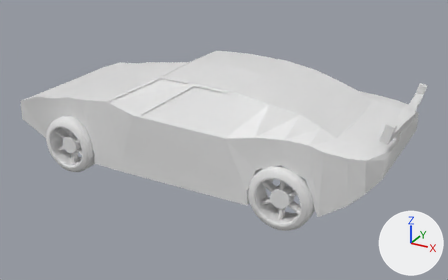
What one commit did to the Blender file Assets/Models/Main Car/platforms+car.blend.
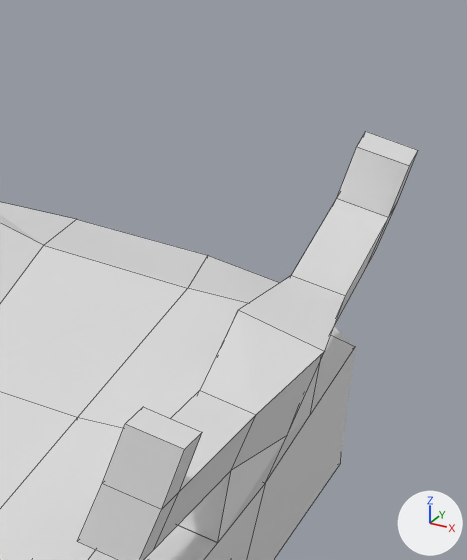
There are two pictures of each version: one whole from a 50 mm lens placed at (4.38, -6.9, 5.79), pointed at (-1.09, 3.05, 0.82), one close up on the part from 82% to 97% of the width and 23% to 51% of the height. Every picture has the same lights, and +X, +Y and +Z are marked at lower right. The close-ups show mesh edges as thin lines. The same objects are shown in both versions, whatever each file hides.

Objects in the first close-up: 'Car Body'.
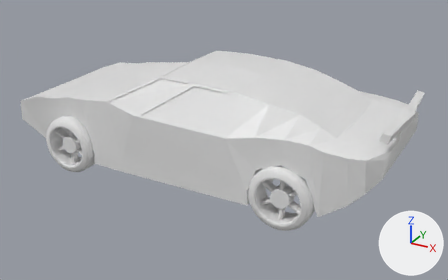
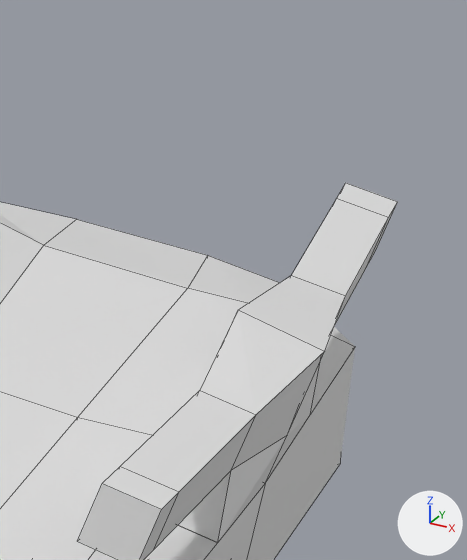
What differs and where, as boxes (x1, y1, x2, y2) in the close-ups (467 x 560 px):
'Car Body', reshaped: before (0, 131, 418, 560); after (0, 183, 398, 560)
part 1 of me_cube, cut back: before (102, 131, 418, 510); after (102, 183, 398, 510)

The change in detail:
me_cube is used by ob_car_body; location (-1.54, 3.093, 1.087); scale (1.58, 1.55, 0.513).
me_cube had 170 vertices, 158 faces, 3 loose edges and spanned x -2.36..2.56, y -1.0..0.0, z -1.42..2.47.
me_cube now has 162 vertices, 150 faces, 3 loose edges and spans x -2.36..2.56, y -1.0..0.0, z -1.42..2.47.
Part 1, on me_cube:
8 vertices are removed from x 2.42..2.53, y -0.74..-0.65, z 1.84..2.2.
9 faces are deleted.
1 new face joins them.
